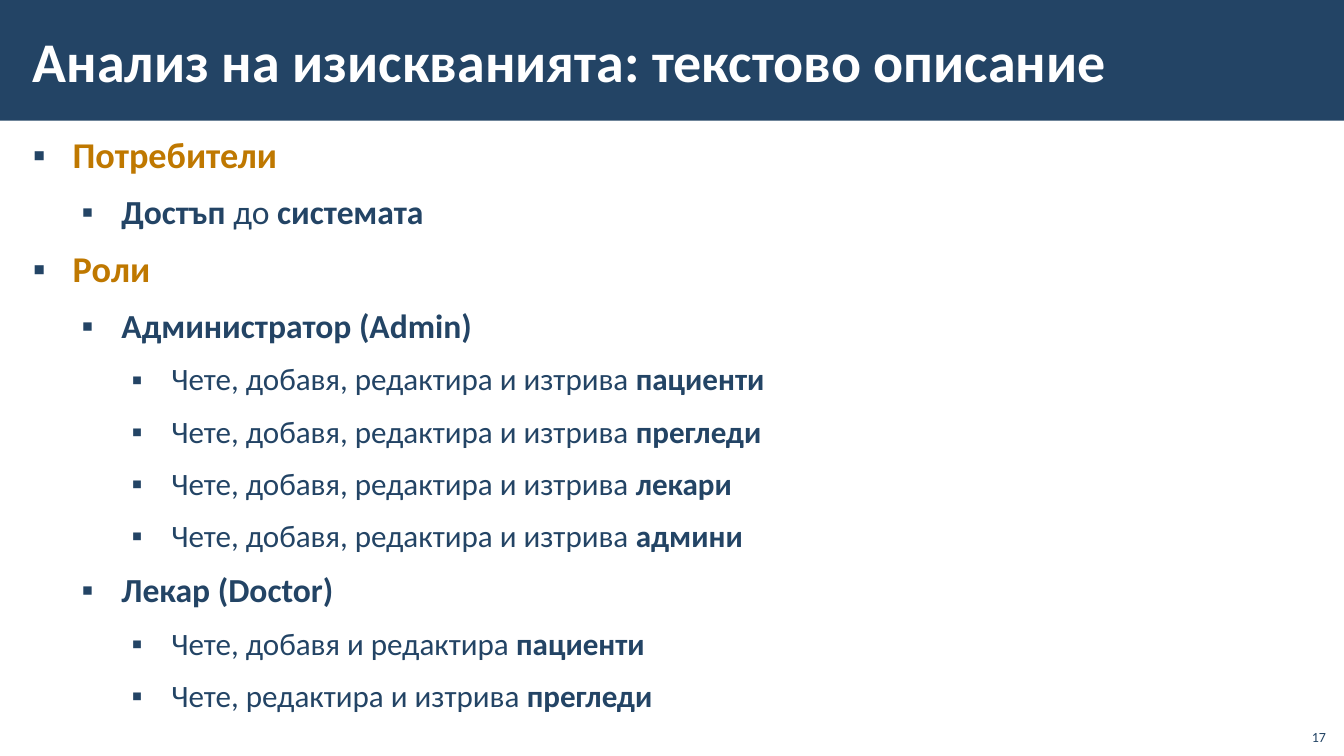
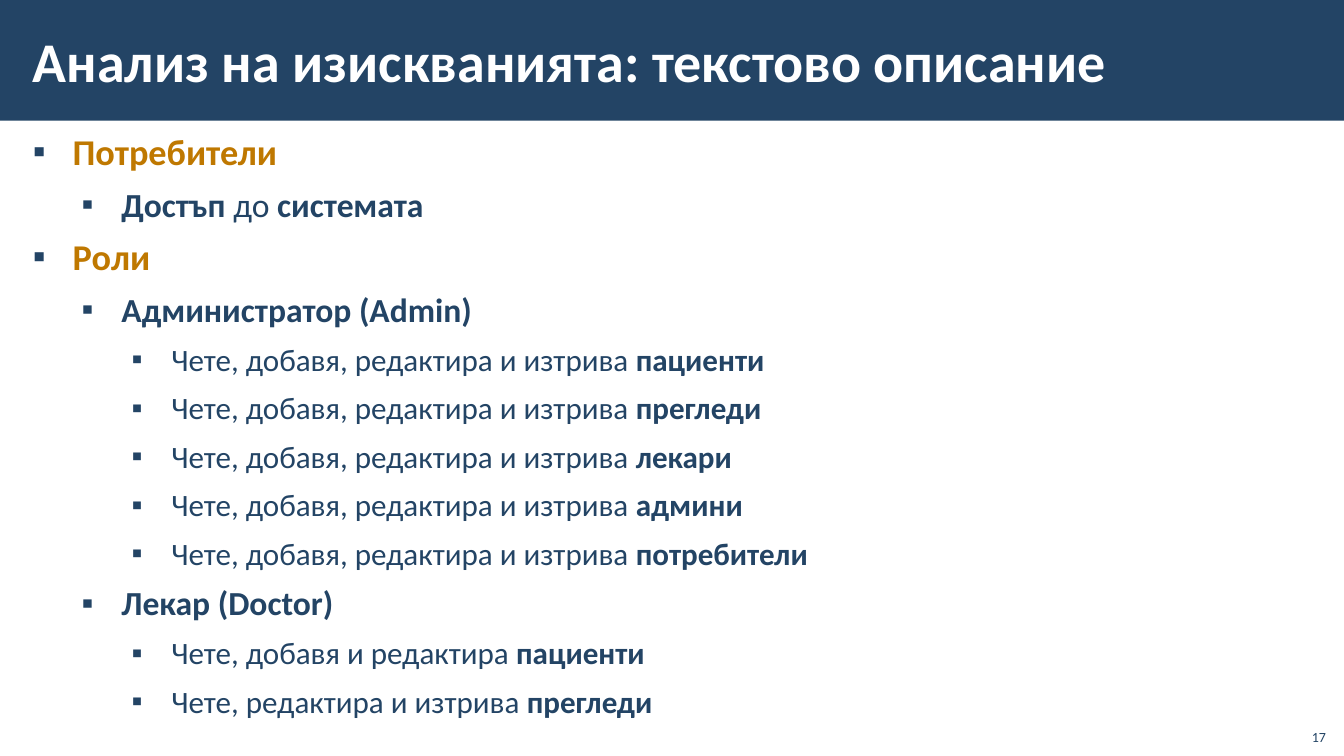
Before and after one commit to BG-IT-Edu/School-Programming, a slide deck: slide 17 of Courses/Software-Sciences/Module-4-Information-Systems-New/09-Lifecycle-of-Information-System/09-Lifecycle-of-Information-System.pptx. Drawn at 1344x756 pixels with LibreOffice and Linux fonts; fonts in the diff are those of the drawing; background and template pictures are left out. Boxes give left, top, right and bottom in pixels: in the first picture for what was removed or moved away, otherwise in the second. Text is boxed around its words. In the diff, an @@ line names an element or a change of style, - is before the commit and + after.

```diff
--- a/Courses/Software-Sciences/Module-4-Information-Systems-New/09-Lifecycle-of-Information-System/09-Lifecycle-of-Information-System.pptx
+++ b/Courses/Software-Sciences/Module-4-Information-Systems-New/09-Lifecycle-of-Information-System/09-Lifecycle-of-Information-System.pptx
@@ text at box(73, 140, 765, 718): line spacing 0.95 to 0.85 @@
@@ text at box(171, 543, 808, 570): paragraph added @@
+    ▪ Чете, добавя, редактира и изтрива потребители
```
Also in this commit, not shown: 3 other slides changed, 1 slide added.
